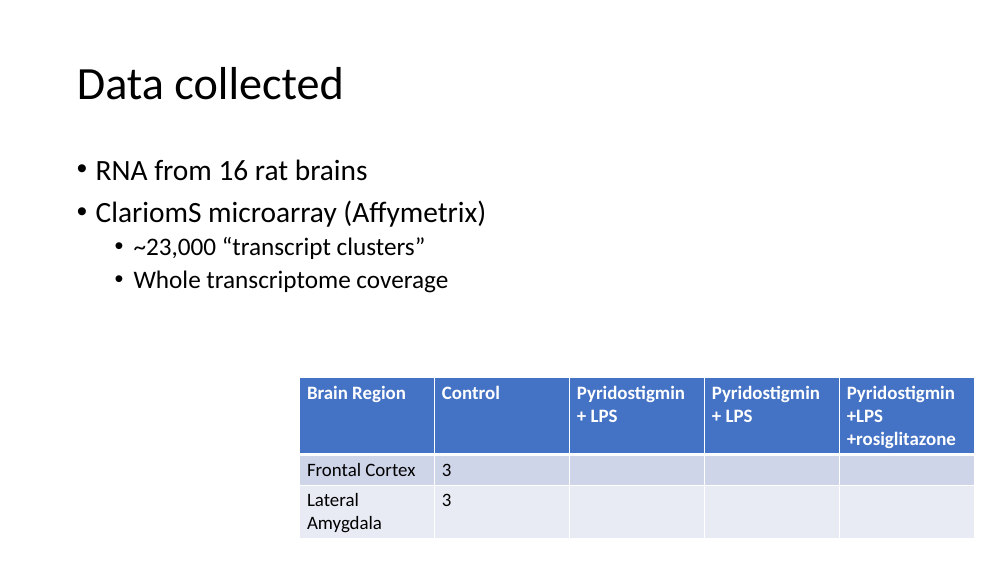
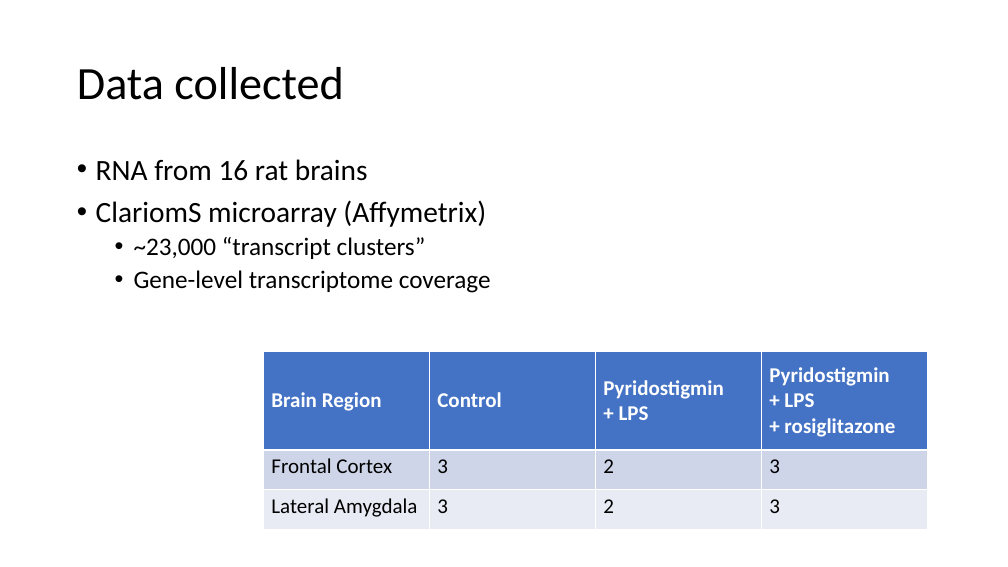
Before and after one commit to SteveSemick/GWI_rat_microarray, a slide deck: slide 3 of ClariomS_Analysis_Presentation.pptx (slide 2 before the commit). Drawn at 1008x567 pixels with LibreOffice and Linux fonts; fonts in the diff are those of the drawing. Boxes give left, top, right and bottom in pixels: in the first picture for what was removed or moved away, otherwise in the second. Text is boxed around its words. In the diff, an @@ line names an element or a change of style, - is before the commit and + after.

```diff
--- a/ClariomS_Analysis_Presentation.pptx
+++ b/ClariomS_Analysis_Presentation.pptx
@@ text at [134,270,491,293]: text changed @@
-  • Whole transcriptome coverage
+  • Gene-level transcriptome coverage
@@ table at [264,352,929,530] @@
-column 3: Pyridostigmin + LPS |  | 
-column 4: Pyridostigmin / + LPS |  | 
-column 5: Pyridostigmin / +LPS / +rosiglitazone |  | 
+column 3: Pyridostigmin / + LPS | 2 | 2
+column 4: Pyridostigmin / + LPS / + rosiglitazone | 3 | 3
@@ table: place and size @@
-table at [299,378,976,538]
+table at [264,352,929,530]
```
Also in this commit, not shown: 4 other slides changed, 18 slides added, 6 other files.
